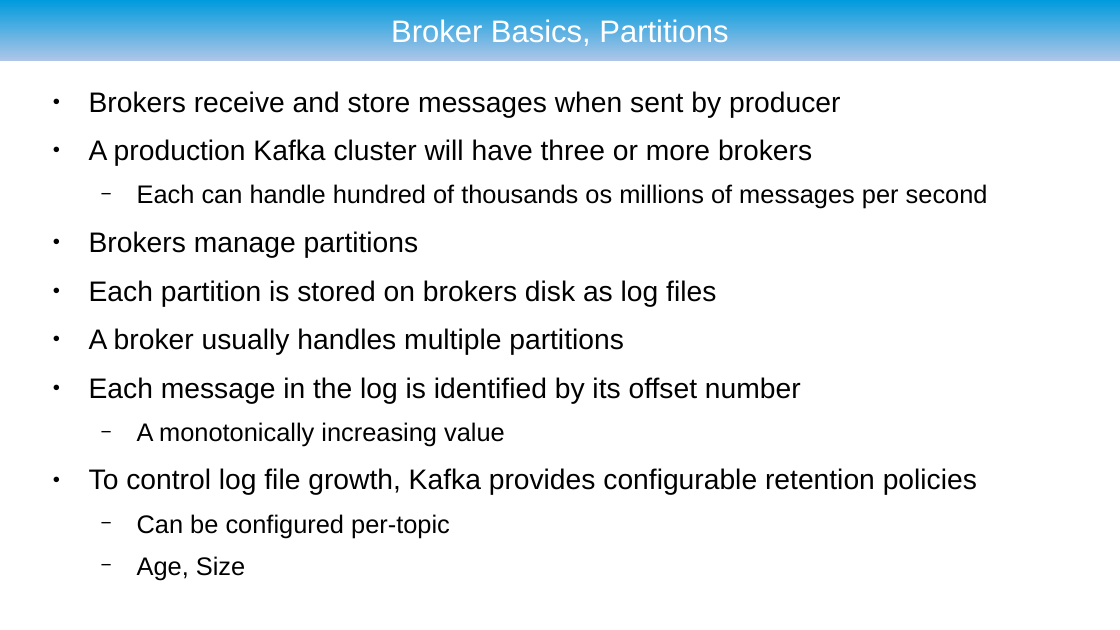
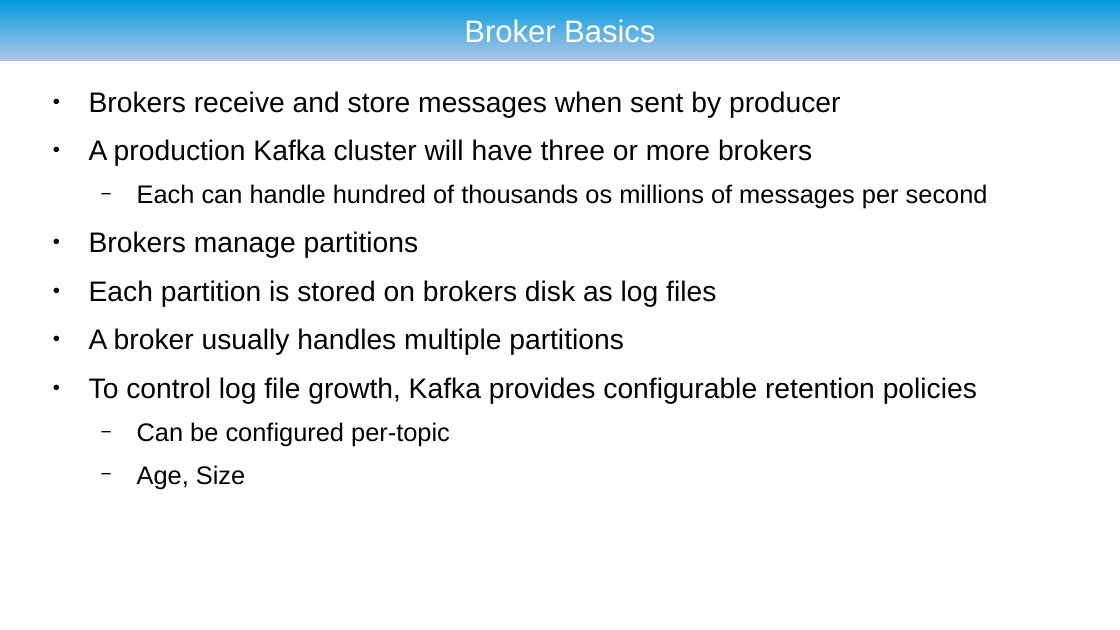
Before and after one commit to ryzlab/kafka-kompetensdag, a slide deck: slide 20 of doc/presentation.odp (slide 13 before the commit). Drawn at 1120x630 pixels with LibreOffice and Linux fonts; fonts in the diff are those of the drawing; background and template pictures are left out. Boxes give left, top, right and bottom in pixels: in the first picture for what was removed or moved away, otherwise in the second. Text is boxed around its words. In the diff, an @@ line names an element or a change of style, - is before the commit and + after.

```diff
--- a/doc/presentation.odp
+++ b/doc/presentation.odp
@@ title at [464,18,655,42]: text changed @@
-Broker Basics, Partitions
+Broker Basics
@@ text at [89,377,801,447]: paragraphs removed @@
-● Each message in the log is identified by its offset number
-  − A monotonically increasing value
```
Also in this commit, not shown: 11 other slides changed, 5 slides added.
